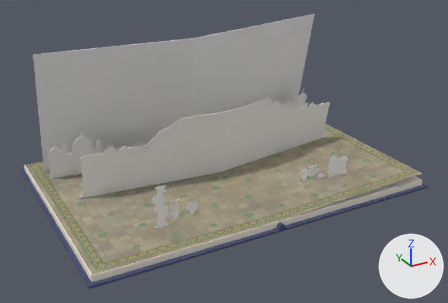
A saved change to the glTF model live/ebony-horse-s05/exit.glb.
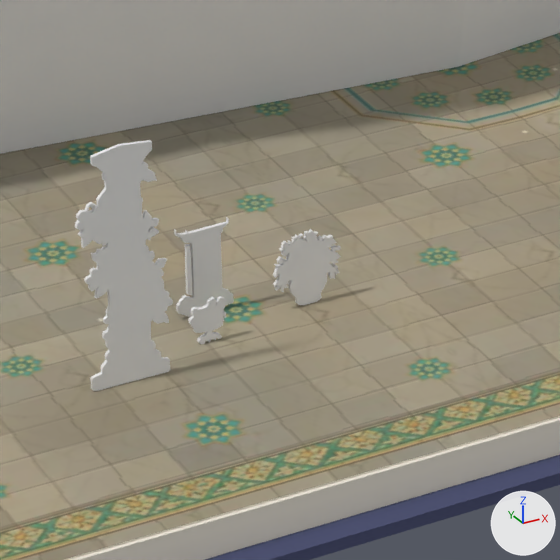
The first picture shows the older version from a 50 mm camera at (-1.61, -3.0, 1.63) aimed at (-0.01, -0.1, 0.18). The close-ups show the older and then the newer version on the part from 31% to 53% of the width and 53% to 85% of the height of that picture. Only the edits that show in the close-ups are written down. Lighting does not change. The marker at lower right points along +X, +Y and +Z. Where no turn or scale is listed for an object, it has been applied to the vertices. Vertices at exactly the same position are counted once.

Objects in the first close-up: 'block-1', 'cover-1', 'jasmine-leg-l-card_1', 'jasmine-planter-l-card_1', 'jasmine-trellis-1', 'jasmine-trellis1', 'leaf-page', 'marble-plinth-l-card_1', 'rleaf-page', 'star-scrolls-l-card_1'.
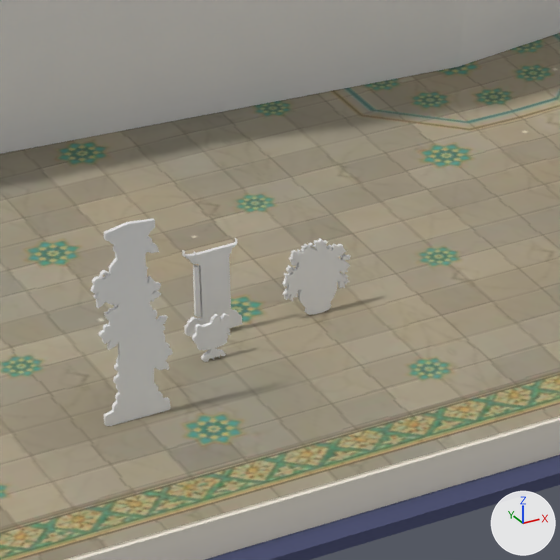
Changed parts and their boxes (x1, y1, x2, y2) in the close-ups (560 x 560 px):
'jasmine-leg-l-card_1', moved, rescaled (16% narrower, 17% shorter)
    before: (75, 140, 173, 391)
    after: (91, 218, 173, 426)
'marble-plinth-l-card_1', moved
    before: (174, 217, 234, 317)
    after: (182, 238, 242, 337)
'jasmine-planter-l-card_1', moved
    before: (273, 229, 341, 305)
    after: (282, 238, 351, 315)
'star-scrolls-l-card_1', moved
    before: (188, 296, 226, 344)
    after: (192, 313, 230, 362)

Patch to the scene script:
```diff
--- a/live/ebony-horse-s05/exit.glb.py
+++ b/live/ebony-horse-s05/exit.glb.py
@@ me_jasmine_leg_l_card @@
 # used by ob_jasmine_leg_l_card_1; location = (-0.56, -0.434, 0.002)
-me_jasmine_leg_l_card.from_pydata(...)  # 398 vertices, 792 faces; spans x -0.044..0.044, y 0.0..0.004, z 0.0..0.235
+me_jasmine_leg_l_card.from_pydata(...)  # 398 vertices, 792 faces; spans x -0.036..0.036, y 0.0..0.004, z 0.0..0.192
+# me_jasmine_leg_l_card part 1: the whole mesh is scaled about the mesh origin by (0.818, 1, 0.818)
 me_jasmine_leg_l_card.materials.append(mat_art_ebony_horse_terrace_jasmine_leg_l)
@@ ob_jasmine_leg_l_card_1 @@
 ob_jasmine_leg_l_card_1 = bpy.data.objects.new('jasmine-leg-l-card_1', me_jasmine_leg_l_card)
-ob_jasmine_leg_l_card_1.location = (-0.56, -0.434, 0.002)
+ob_jasmine_leg_l_card_1.location = (-0.58, -0.494, 0.002)
@@ ob_jasmine_planter_l_card_1 @@
 ob_jasmine_planter_l_card_1 = bpy.data.objects.new('jasmine-planter-l-card_1', me_jasmine_planter_l_card)
-ob_jasmine_planter_l_card_1.location = (-0.36, -0.384, 0.002)
+ob_jasmine_planter_l_card_1.location = (-0.36, -0.404, 0.002)
@@ ob_marble_plinth_l_card_1 @@
 ob_marble_plinth_l_card_1 = bpy.data.objects.new('marble-plinth-l-card_1', me_marble_plinth_l_card)
-ob_marble_plinth_l_card_1.location = (-0.45, -0.354, 0.002)
+ob_marble_plinth_l_card_1.location = (-0.46, -0.394, 0.002)
@@ ob_star_scrolls_l_card_1 @@
 ob_star_scrolls_l_card_1 = bpy.data.objects.new('star-scrolls-l-card_1', me_star_scrolls_l_card)
-ob_star_scrolls_l_card_1.location = (-0.47, -0.404, 0.002)
+ob_star_scrolls_l_card_1.location = (-0.48, -0.434, 0.002)
```
